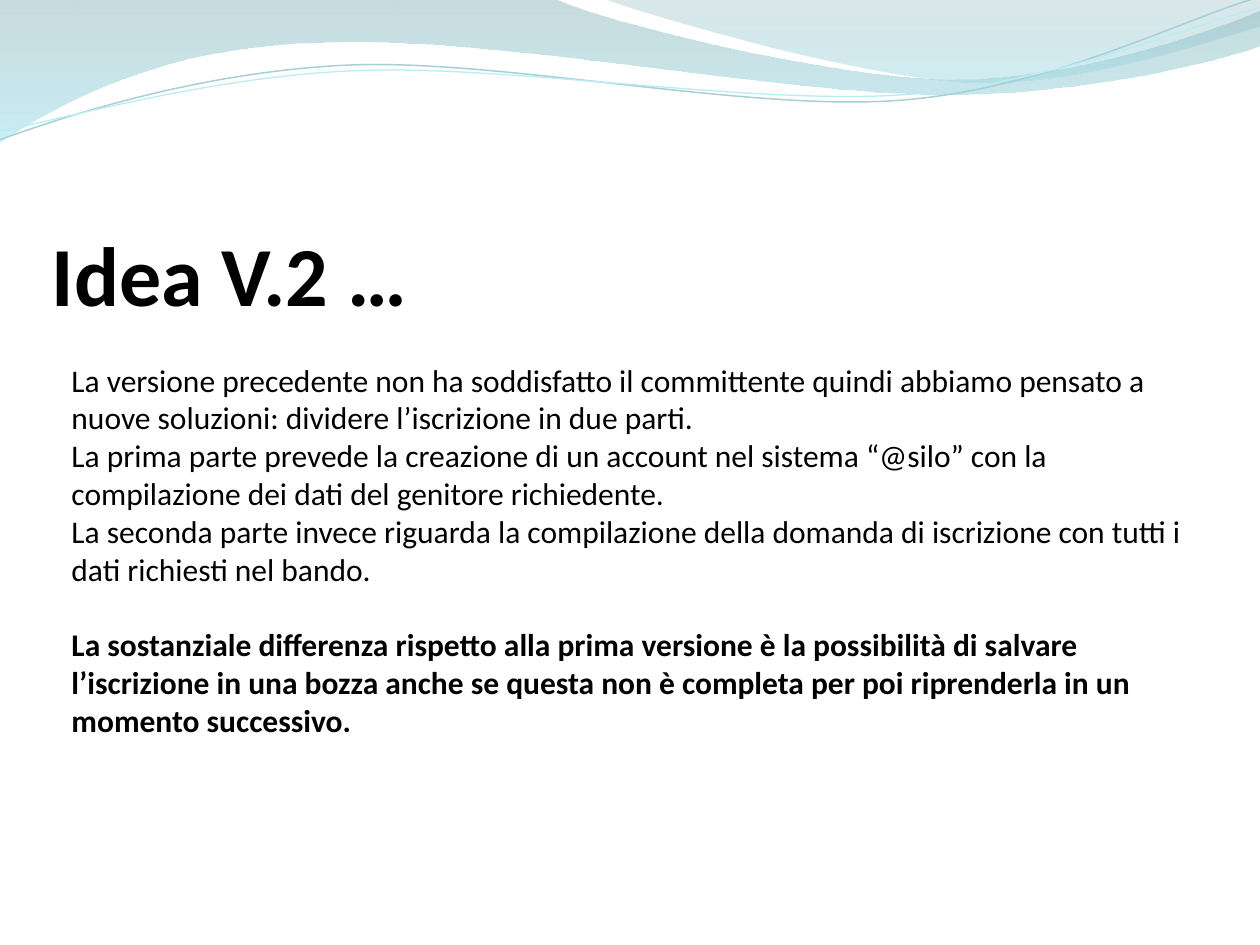
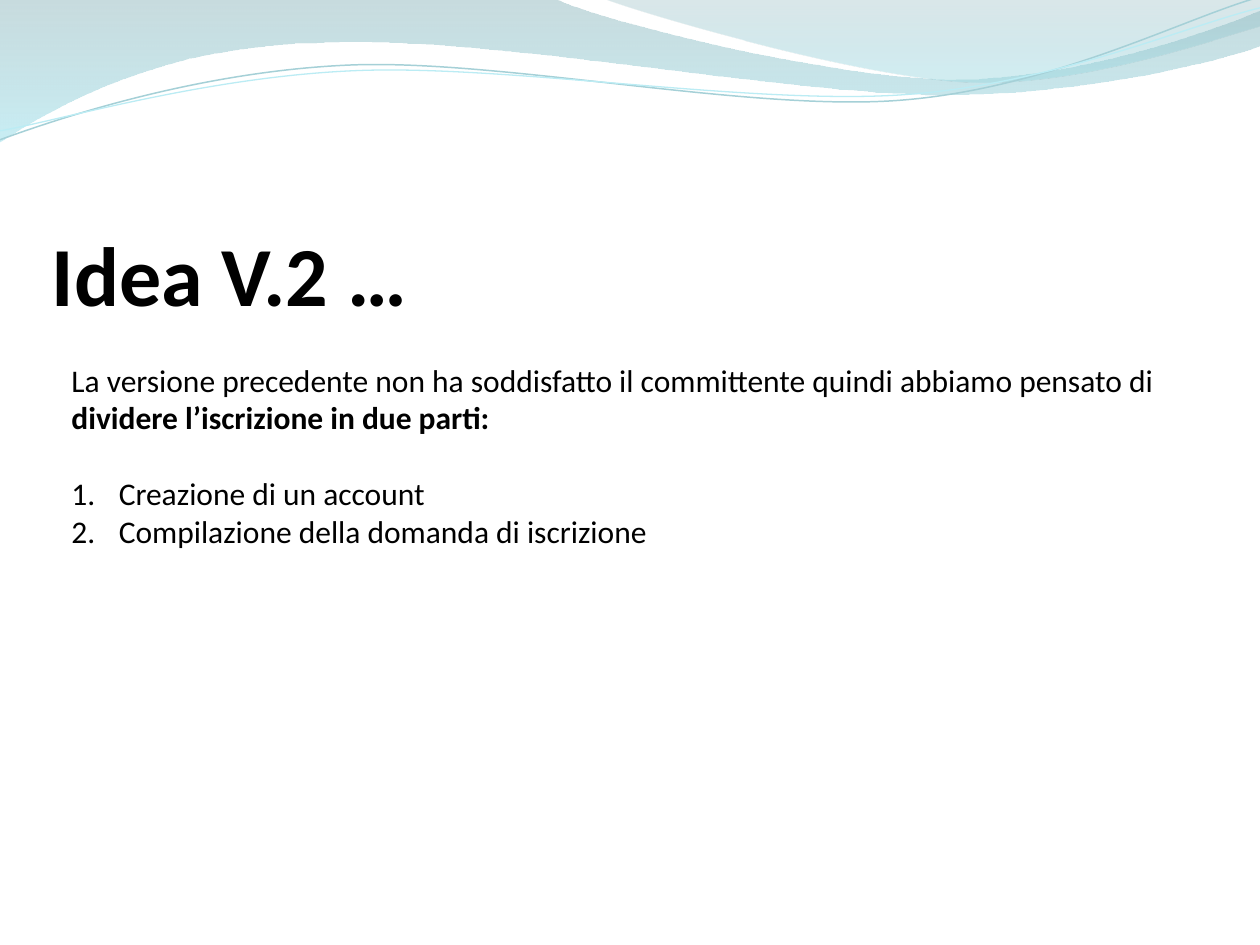
Before and after one commit to ammirate/at-silo, a slide deck: slide 7 of Presentazione/Atsilo1/Barba/Atsilo_A_PresentazioneAntonio Barba.pptx. Drawn at 1260x945 pixels with LibreOffice and Linux fonts; fonts in the diff are those of the drawing. Boxes give left, top, right and bottom in pixels: in the first picture for what was removed or moved away, otherwise in the second. Text is boxed around its words. In the diff, an @@ line names an element or a change of style, - is before the commit and + after.

Commit message:
Presentazione completa

```diff
--- a/Presentazione/Atsilo1/Barba/Atsilo_A_PresentazioneAntonio Barba.pptx
+++ b/Presentazione/Atsilo1/Barba/Atsilo_A_PresentazioneAntonio Barba.pptx
@@ text at [71, 370, 1153, 548]: text changed @@
-La versione precedente non ha soddisfatto il committente quindi abbiamo pensato a nuove soluzioni: dividere l’iscrizione in due parti.
-La prima parte prevede la creazione di un account nel sistema “@silo” con la compilazione dei dati del genitore richiedente.
-La seconda parte invece riguarda la compilazione della domanda di iscrizione con tutti i dati richiesti nel bando.
-La sostanziale differenza rispetto alla prima versione è la possibilità di salvare l’iscrizione in una bozza anche se questa non è completa per poi riprenderla in un momento successivo.
+La versione precedente non ha soddisfatto il committente quindi abbiamo pensato di dividere l’iscrizione in due parti:
+1. Creazione di un account
+2. Compilazione della domanda di iscrizione
```
Also in this commit, not shown: 4 other slides changed.
